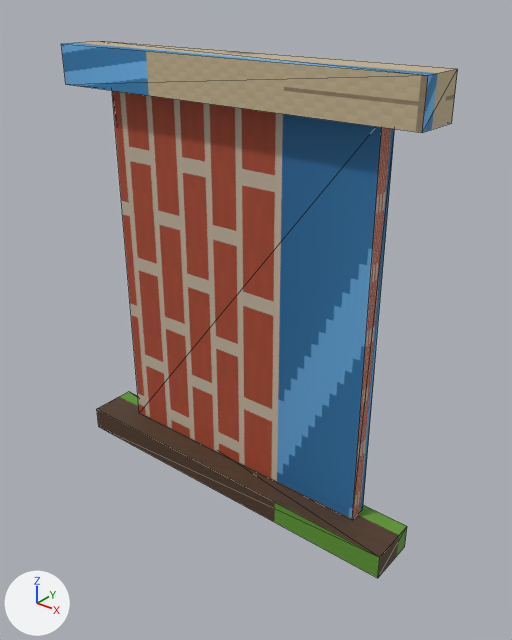
Before and after pictures for a commit that changed the glTF model public/models/citykit/window-casco-lod1.glb.
Rendered twice from a 50 mm lens placed at (1.43, -1.71, 1.73), pointed at (0.11, -0.06, 0.71). The axes (+X, +Y, +Z) are drawn at lower left. The lights are the same throughout. The first picture is the older version. Mesh edges are drawn as thin lines. Vertices at exactly the same position are counted once.

The older version as bpy lines, for what is in view:
```python
me_window_casco_lod1 = bpy.data.meshes.new('window-casco-lod1')
me_window_casco_lod1.from_pydata(...)  # a box spanning x -0.68..0.68, y -0.15..0.03, z -0.01..0.09; a box spanning x -0.67..0.67, y -0.13..0.03, z 1.39..1.53; a box spanning x -0.52..0.52, y -0.05..0.02, z 0.08..1.4
me_window_casco_lod1.materials.append(mat_kit_atlas)  # picture img_kit_atlas
ob_window_casco_lod1 = bpy.data.objects.new('window-casco-lod1', me_window_casco_lod1)
ob_window_casco_lod1.location = (0.0, 0.0, 0.0)
```
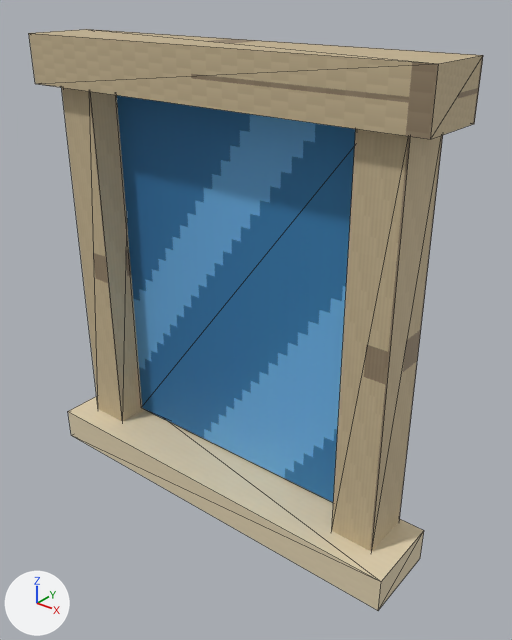
The change, as a diff of the scene's bpy script:
```diff
--- a/public/models/citykit/window-casco-lod1.glb.py
+++ b/public/models/citykit/window-casco-lod1.glb.py
@@ me_window_casco_lod1 @@
 # used by ob_window_casco_lod1; location = (0.0, 0.0, 0.0)
-me_window_casco_lod1.from_pydata(...)  # 24 vertices, 36 faces; spans x -0.68..0.68, y -0.15..0.03, z -0.01..1.53
+me_window_casco_lod1.from_pydata(...)  # 40 vertices, 60 faces; spans x -0.74..0.74, y -0.25..0.03, z -0.02..1.56
+# me_window_casco_lod1 part 1: a new loose piece, a box spanning x -0.74..0.74, y -0.25..0.03, z -0.02..0.1, in mat_kit_atlas (picture img_kit_atlas)
+# me_window_casco_lod1 part 2: a new loose piece, a box spanning x -0.73..0.73, y -0.21..0.03, z 1.4..1.56, in mat_kit_atlas (picture img_kit_atlas)
+# me_window_casco_lod1 part 3: a new loose piece, a box spanning x -0.65..-0.5, y -0.16..0.02, z 0.09..1.43, in mat_kit_atlas (picture img_kit_atlas)
+# me_window_casco_lod1 part 4: a new loose piece, a box spanning x 0.5..0.65, y -0.16..0.02, z 0.09..1.43, in mat_kit_atlas (picture img_kit_atlas)
+# me_window_casco_lod1 part 5: the loose piece of 8 vertices spanning x -0.52..0.52, y -0.05..0.02, z 0.08..1.4 is moved by (0.0, 0.0, 0.02)
+# me_window_casco_lod1 part 6: the loose piece of 8 vertices spanning x -0.68..0.68, y -0.15..0.03, z -0.01..0.09 is deleted
+# me_window_casco_lod1 part 7: the loose piece of 8 vertices spanning x -0.67..0.67, y -0.13..0.03, z 1.39..1.53 is deleted
 me_window_casco_lod1.materials.append(mat_kit_atlas)
```

Pixel boxes (x1, y1, x2, y2) of what changed, in the pictures (512 x 640 px; the box of a moved part takes in the faces that stretch with it):
'window-casco-lod1', reshaped (14% wider, 8% taller): before (61, 41, 458, 578); after (29, 29, 483, 611)
part 1 of me_window_casco_lod1, added (beige): after (68, 396, 424, 611)
part 2 of me_window_casco_lod1, added (brown): after (29, 29, 483, 139)
part 3 of me_window_casco_lod1, added (brown): after (61, 87, 143, 422)
part 4 of me_window_casco_lod1, added (brown): after (332, 129, 443, 552)
part 5 of me_window_casco_lod1, moved or reshaped: before (112, 91, 395, 519); after (117, 95, 356, 502)
part 6 of me_window_casco_lod1, deleted (brown): before (97, 391, 407, 578)
part 7 of me_window_casco_lod1, deleted (brown): before (61, 41, 458, 133)
